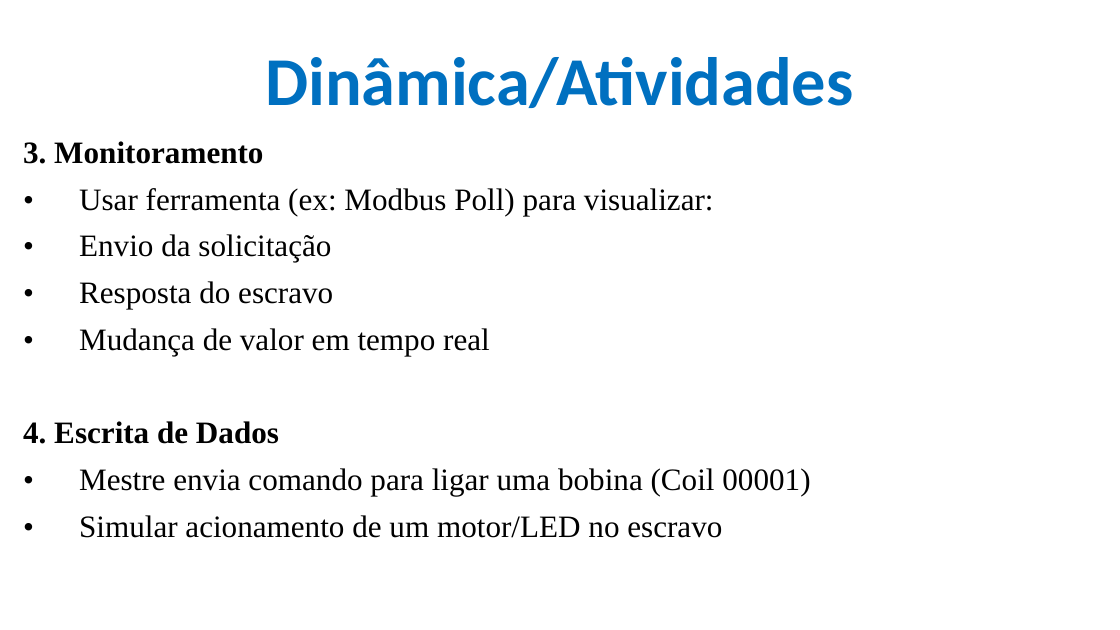
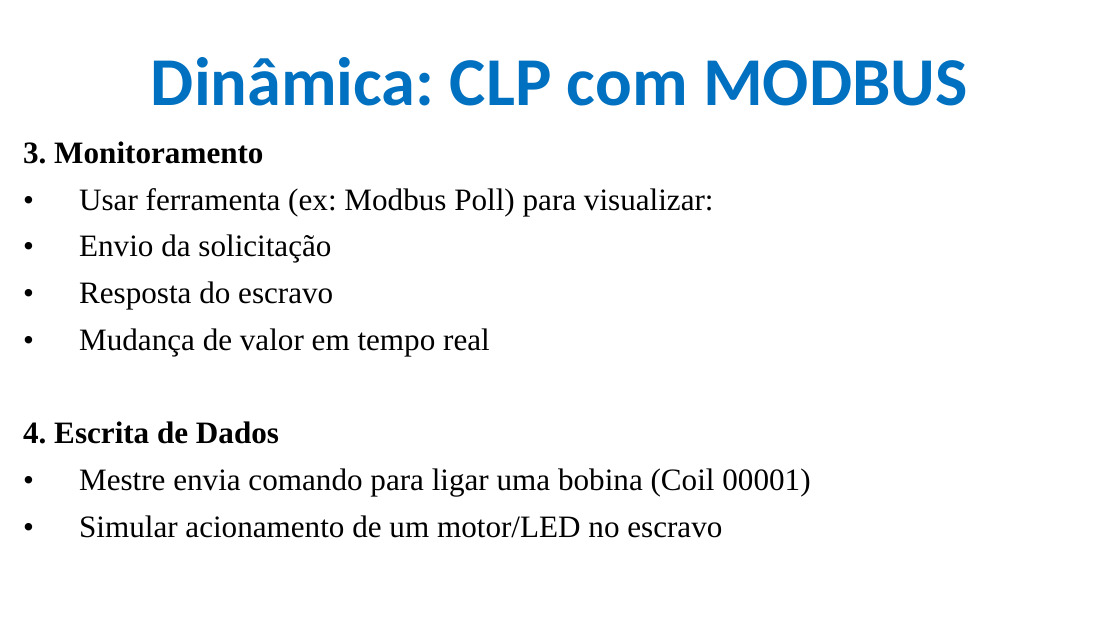
Before and after one commit to CloudEducationBrazil/WydenUniRuyControladoresLogicosProgCLP, a slide deck: slide 32 of 01 Classes/Aula6 - CLP - Redes Industriais MODBUS.pptx. Drawn at 1120x630 pixels with LibreOffice and Linux fonts; fonts in the diff are those of the drawing; background and template pictures are left out. Boxes give left, top, right and bottom in pixels: in the first picture for what was removed or moved away, otherwise in the second. Text is boxed around its words. In the diff, an @@ line names an element or a change of style, - is before the commit and + after.

Commit message:
Disciplina CLP MODBUS - 25Abr2025

```diff
--- a/01 Classes/Aula6 - CLP - Redes Industriais MODBUS.pptx
+++ b/01 Classes/Aula6 - CLP - Redes Industriais MODBUS.pptx
@@ title at (x1=151, y1=57, x2=968, y2=106): text changed @@
-Dinâmica/Atividades
+Dinâmica: CLP com MODBUS
```
Also in this commit, not shown: 7 other slides changed.
